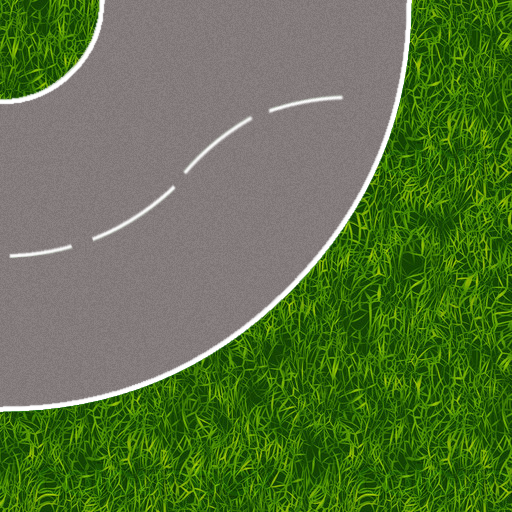
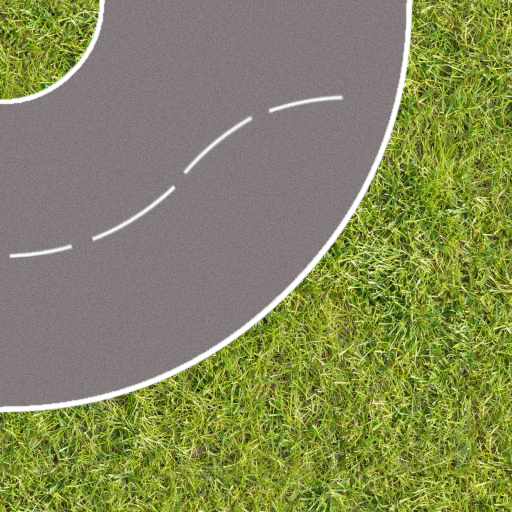
Layer changes from the first 512x512 image to the second:
moved "baanstuk-bocht" above "Layer 1", painted on it over [0, 0, 435, 429]
moved "Layer 1" above "Layer 3", painted on it over [0, 0, 512, 512]
painted on "Layer 3" over [0, 0, 100, 101]
